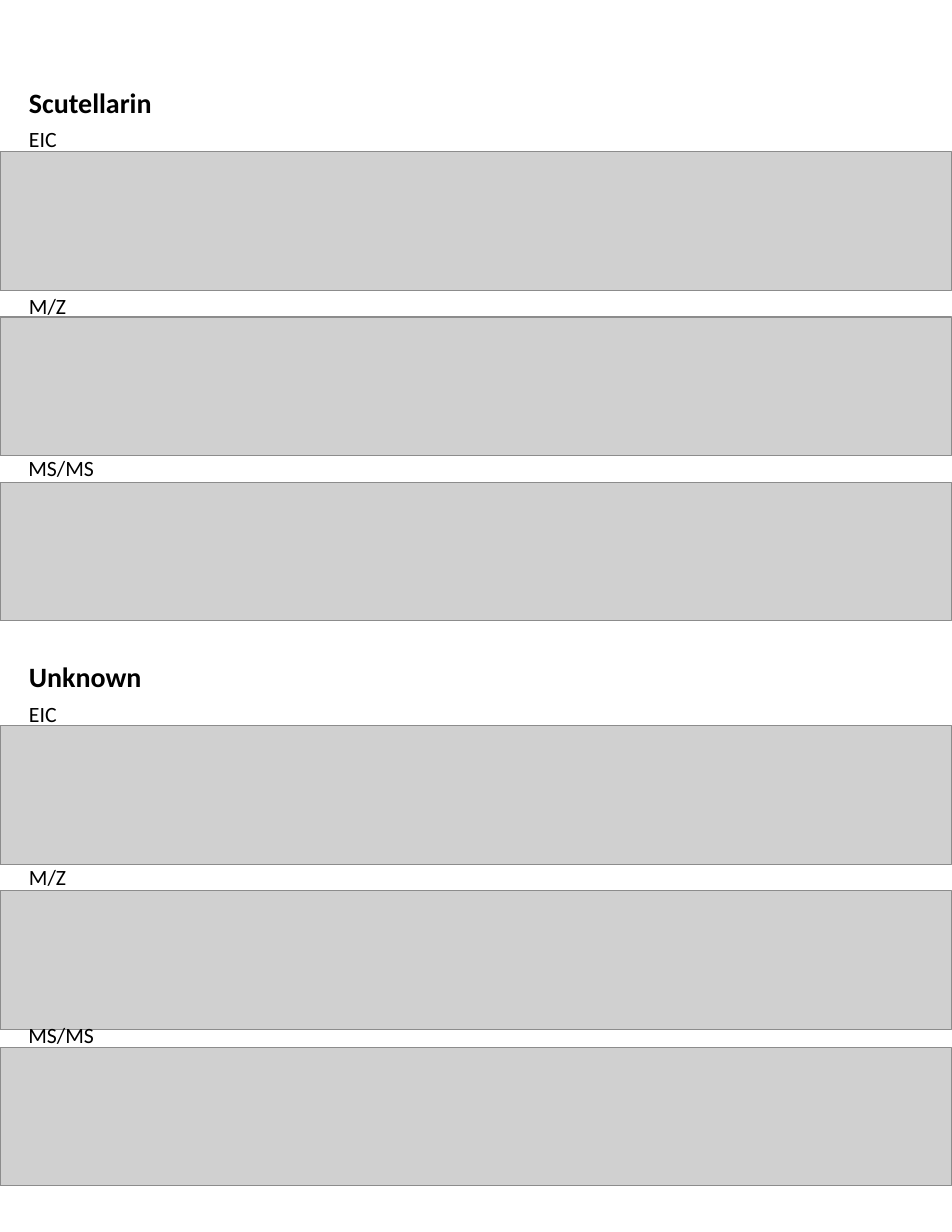
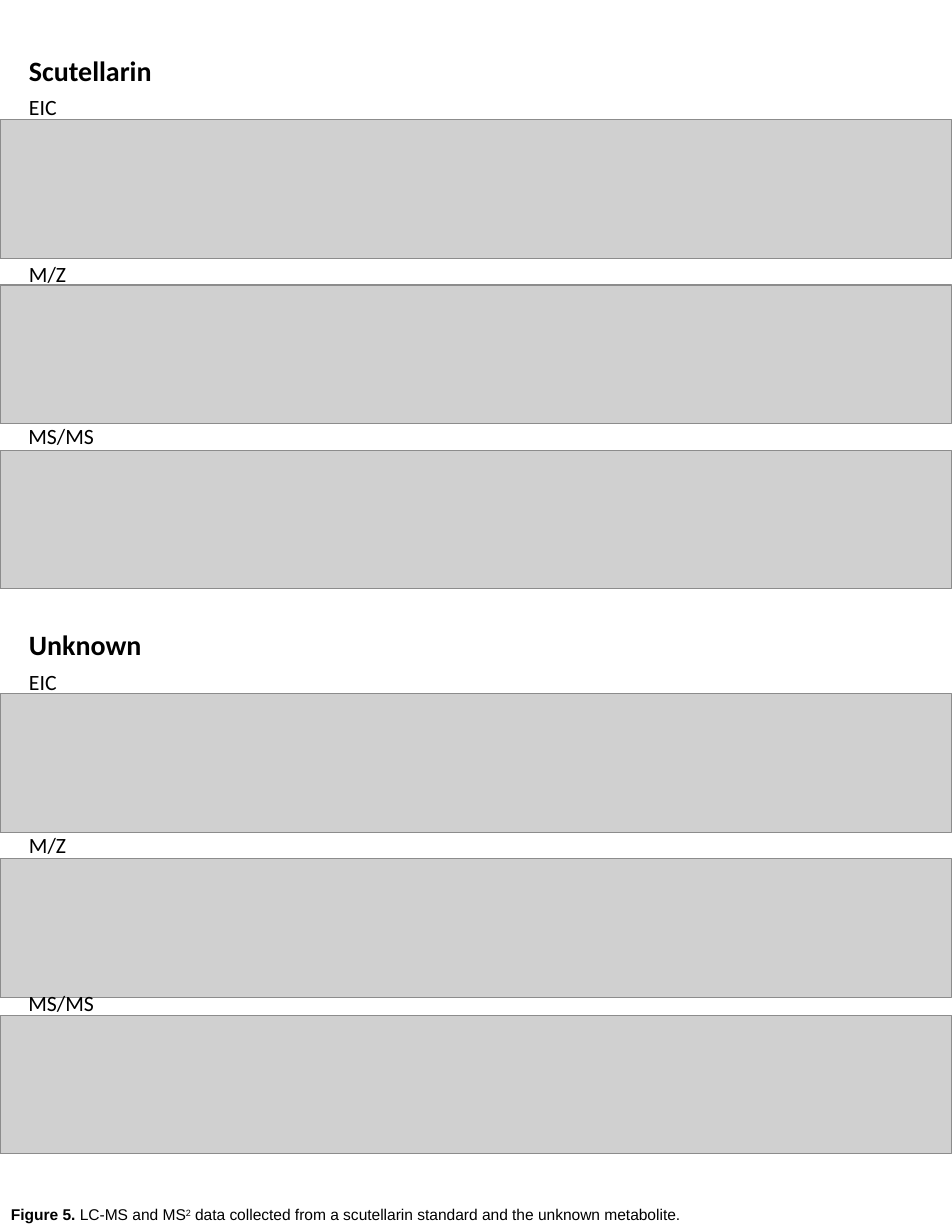
Before and after one commit to bryceaskey/scutellariaMetabolites, a slide deck: slide 5 of figures/manuscript/isoscutellarin/figure_legend.pptx (slide 14 before the commit). Drawn at 952x1232 pixels with LibreOffice and Linux fonts; fonts in the diff are those of the drawing; grey boxes stand for pictures. Boxes give left, top, right and bottom in pixels: in the first picture for what was removed or moved away, otherwise in the second. Text is boxed around its words. In the diff, an @@ line names an element or a change of style, - is before the commit and + after.

```diff
--- a/figures/manuscript/isoscutellarin/figure_legend.pptx
+++ b/figures/manuscript/isoscutellarin/figure_legend.pptx
@@ 5 texts, 4 pictures moved together from (x1=0, y1=93, x2=952, y2=1186) to (x1=0, y1=61, x2=952, y2=1155) @@
@@ 3 texts, 2 pictures moved together from (x1=0, y1=133, x2=952, y2=1048) to (x1=0, y1=101, x2=952, y2=1016) @@
@@ text added at (x1=11, y1=1208, x2=680, y2=1224), 10 pt, text #000000 @@
+Figure 5. LC-MS and MS2 data collected from a scutellarin standard and the unknown metabolite.
```
Also in this commit, not shown: 4 other slides changed, 4 slides added, 10 slides removed, 4 other files.
